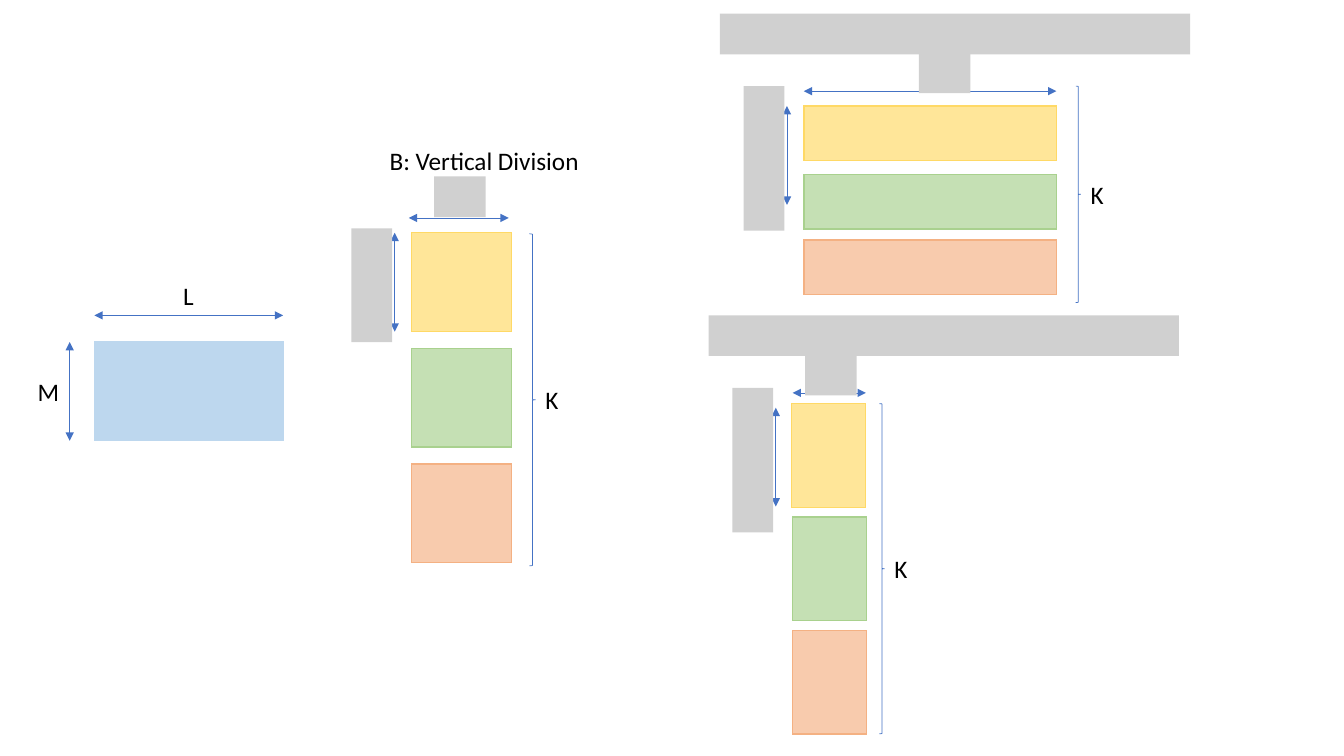
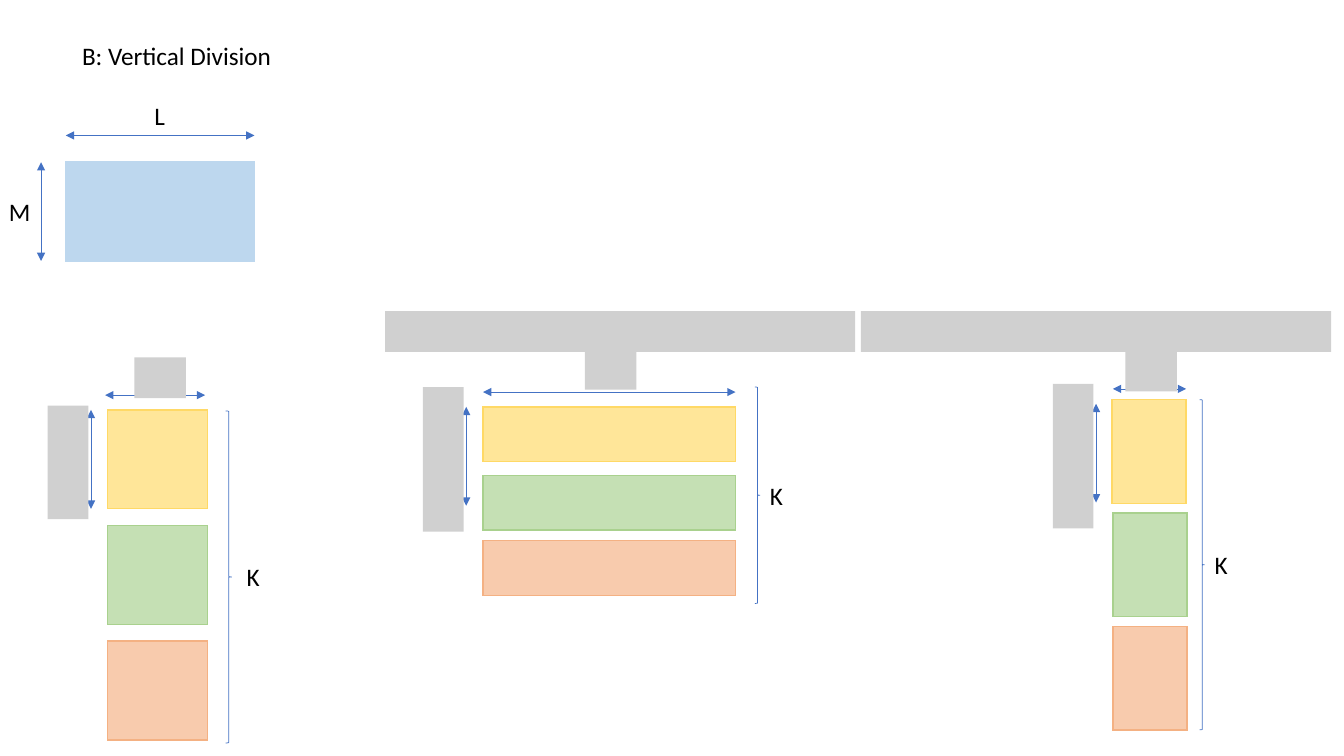
Before and after one commit to PabloRR100/Recursive_Networks, a slide deck: slide 5 of images/images.pptx. Drawn at 1344x756 pixels with LibreOffice and Linux fonts; fonts in the diff are those of the drawing; grey boxes stand for pictures. Boxes give left, top, right and bottom in pixels: in the first picture for what was removed or moved away, otherwise in the second. Text is boxed around its words. In the diff, an @@ line names an element or a change of style, - is before the commit and + after.

```diff
--- a/images/images.pptx
+++ b/images/images.pptx
@@ picture removed at [720, 14, 1190, 54] @@
@@ text "B: Vertical Division": place and size @@
-text "B: Vertical Division" at [390, 152, 579, 170]
+text "B: Vertical Division" at [82, 47, 271, 66]
@@ picture removed at [920, 52, 971, 93] @@
@@ picture removed at [744, 86, 784, 230] @@
@@ 2 texts, 2 double arrows, 1 rectangle: place and size @@
-2 texts, 2 double arrows, 1 rectangle at [38, 288, 283, 441]
+2 texts, 2 double arrows, 1 rectangle at [9, 108, 255, 261]
@@ picture removed at [435, 176, 486, 217] @@
@@ picture removed at [351, 228, 392, 342] @@
@@ picture added at [385, 312, 855, 352] @@
@@ picture: place and size @@
-picture at [709, 316, 1179, 356]
+picture at [861, 312, 1331, 352]
@@ picture added at [134, 358, 186, 398] @@
@@ picture added at [585, 349, 636, 389] @@
@@ picture removed at [806, 355, 857, 395] @@
@@ picture added at [1126, 351, 1178, 391] @@
@@ picture added at [423, 387, 463, 531] @@
@@ picture removed at [732, 388, 773, 532] @@
@@ 3 rectangles, 2 double arrows, 1 text, 1 right brace: place and size @@
-3 rectangles, 2 double arrows, 1 text, 1 right brace at [787, 86, 1104, 302]
+3 rectangles, 2 double arrows, 1 text, 1 right brace at [467, 387, 783, 604]
@@ picture added at [1053, 384, 1093, 528] @@
@@ picture added at [48, 405, 88, 519] @@
@@ 3 rectangles, 2 double arrows, 1 right brace: place and size @@
-3 rectangles, 2 double arrows, 1 right brace at [395, 218, 535, 566]
+3 rectangles, 2 double arrows, 1 right brace at [91, 395, 232, 743]
@@ text "K": place and size @@
-text "K" at [545, 392, 558, 409]
+text "K" at [247, 569, 260, 586]
@@ 3 rectangles, 2 double arrows, 1 text, 1 right brace: place and size @@
-3 rectangles, 2 double arrows, 1 text, 1 right brace at [776, 393, 907, 734]
+3 rectangles, 2 double arrows, 1 text, 1 right brace at [1096, 389, 1228, 731]
```
Also in this commit, not shown: 1 other slide changed, 8 other files.
